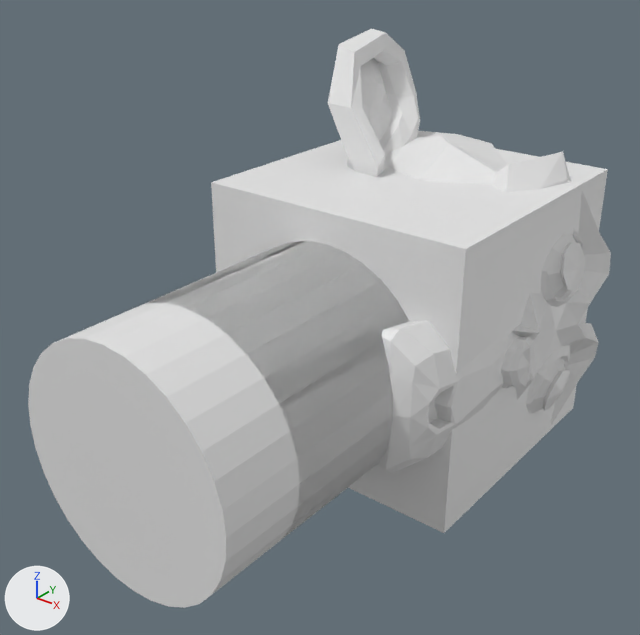
The COLLADA model assets/arm.dae, before and after one commit.
Camera for both pictures: a 50 mm camera at (0.413, -0.65, 0.357) aimed at (-0.027, -0.1, 0.016). Arrows for +X, +Y and +Z are at lower left; the lights stay in place.

In view in the first picture: 'base', 'link0', 'link1', 'monkey'.
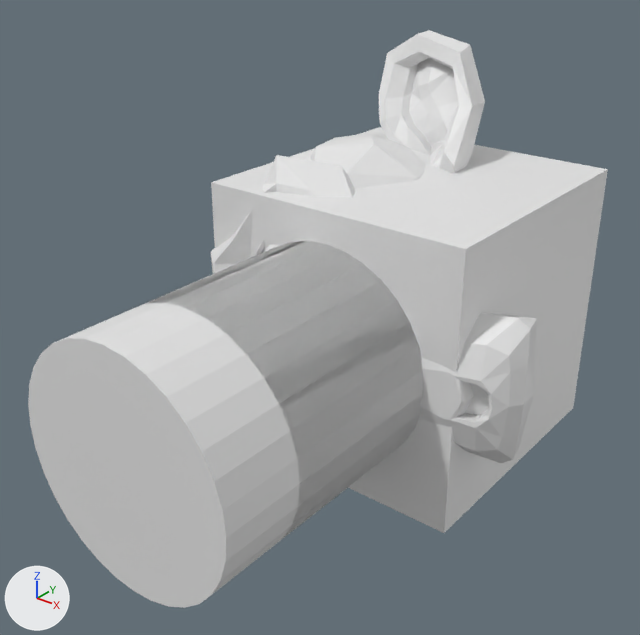
Where the change shows, as pixel boxes (x1, y1, x2, y2) in the pictures (640 x 635 px):
'monkey', turned: before (328, 29, 611, 473); after (211, 30, 537, 463)

Patch to the scene script:
```diff
--- a/assets/arm.dae.py
+++ b/assets/arm.dae.py
@@ ob_monkey @@
 ob_monkey.location = (0.0, 0.0, 0.0)
+ob_monkey.rotation_euler = (0.0, -3.107, 1.571)  # degrees (0, -178, 90)
```
